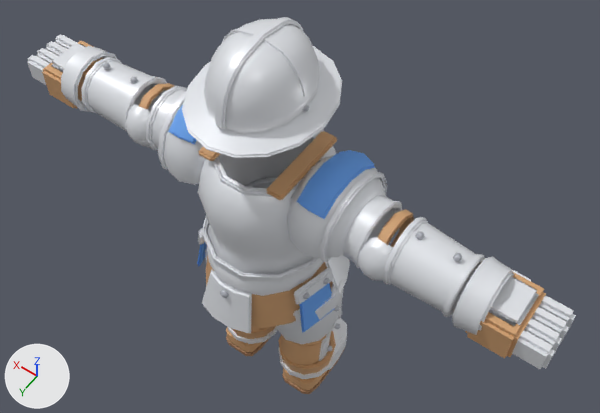
Two versions of the FBX model Prototype/SwarmGame/Assets/SwarmPrototype/Resources/SwarmModels/Armor_Iron.fbx, one commit apart.
Camera for both pictures: a 50 mm camera at (-1.668, 2.095, 4.991) aimed at (-0.059, -0.157, 1.453). The axes (+X, +Y, +Z) are drawn at lower left. The lights are the same throughout. The older version comes first. Vertices at exactly the same position are counted once.

In view in the first picture: 'Armor_Iron_Boot_R', 'Armor_Iron_Chest', 'Armor_Iron_Elbow_R', 'Armor_Iron_Forearm_L', 'Armor_Iron_Forearm_R', 'Armor_Iron_Gauntlet_L', 'Armor_Iron_Gauntlet_R', 'Armor_Iron_Helmet', 'Armor_Iron_Shoulder_L', 'Armor_Iron_Shoulder_R', 'Armor_Iron_UpperArm_R', 'Armor_Iron_Waist' and 8 more.
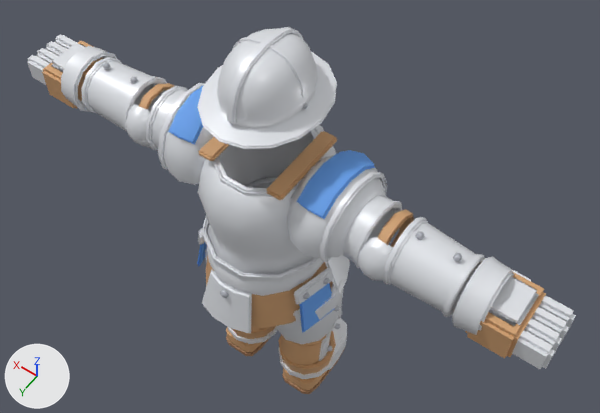
Location of each change, [x1, y1, x2, y2] in pixels of the pictures (600 x 413 px):
'Armor_Iron_Helmet', reshaped (12% narrower, 13% shorter)
    before: [182, 17, 342, 158]
    after: [197, 27, 337, 149]
part 1 of me_armor_iron_helmet, rebuilt (12% narrower, 13% shorter)
    before: [182, 19, 342, 158]
    after: [197, 28, 337, 149]
part 2 of me_armor_iron_helmet, rebuilt (14% narrower, 12% shorter)
    before: [215, 17, 304, 129]
    after: [227, 27, 303, 125]
part 3 of me_armor_iron_helmet, added
    after: [232, 37, 307, 97]
part 4 of me_armor_iron_helmet, deleted
    before: [221, 28, 307, 97]

Edits to the bpy script that builds the scene:
```text
Change me_armor_iron_helmet:
    used by ob_armor_iron_helmet; location = (0.0, 0.0, 0.0)
    remove me_armor_iron_helmet.from_pydata(...)  # 693 vertices, 692 faces; spans x -0.33..0.33, y -0.352..0.429, z 2.291..2.755
    add me_armor_iron_helmet.from_pydata(...)  # 685 vertices, 692 faces; spans x -0.29..0.29, y -0.34..0.347, z 2.28..2.688
    me_armor_iron_helmet part 1: the loose piece of 257 vertices spanning x -0.33..0.33, y -0.352..0.429, z 2.397..2.739 is rebuilt with 257 vertices and now spans x -0.29..0.29, y -0.34..0.347, z 2.373..2.674
    me_armor_iron_helmet part 2: the loose piece of 180 vertices spanning x -0.022..0.022, y -0.265..0.342, z 2.456..2.755 is rebuilt with 180 vertices and now spans x -0.02..0.02, y -0.263..0.271, z 2.425..2.688
    me_armor_iron_helmet part 3: a new loose piece of 148 vertices spanning x -0.202..0.202, y -0.009..0.016, z 2.488..2.681, in mat_metal_iron (white #e7eaef)
    me_armor_iron_helmet part 4
    156 vertices are removed from x -0.229..0.229, y 0.024..0.052, z 2.527..2.746
    146 faces are deleted
    other edits to the shape of me_armor_iron_helmet do not show in these pictures
```
